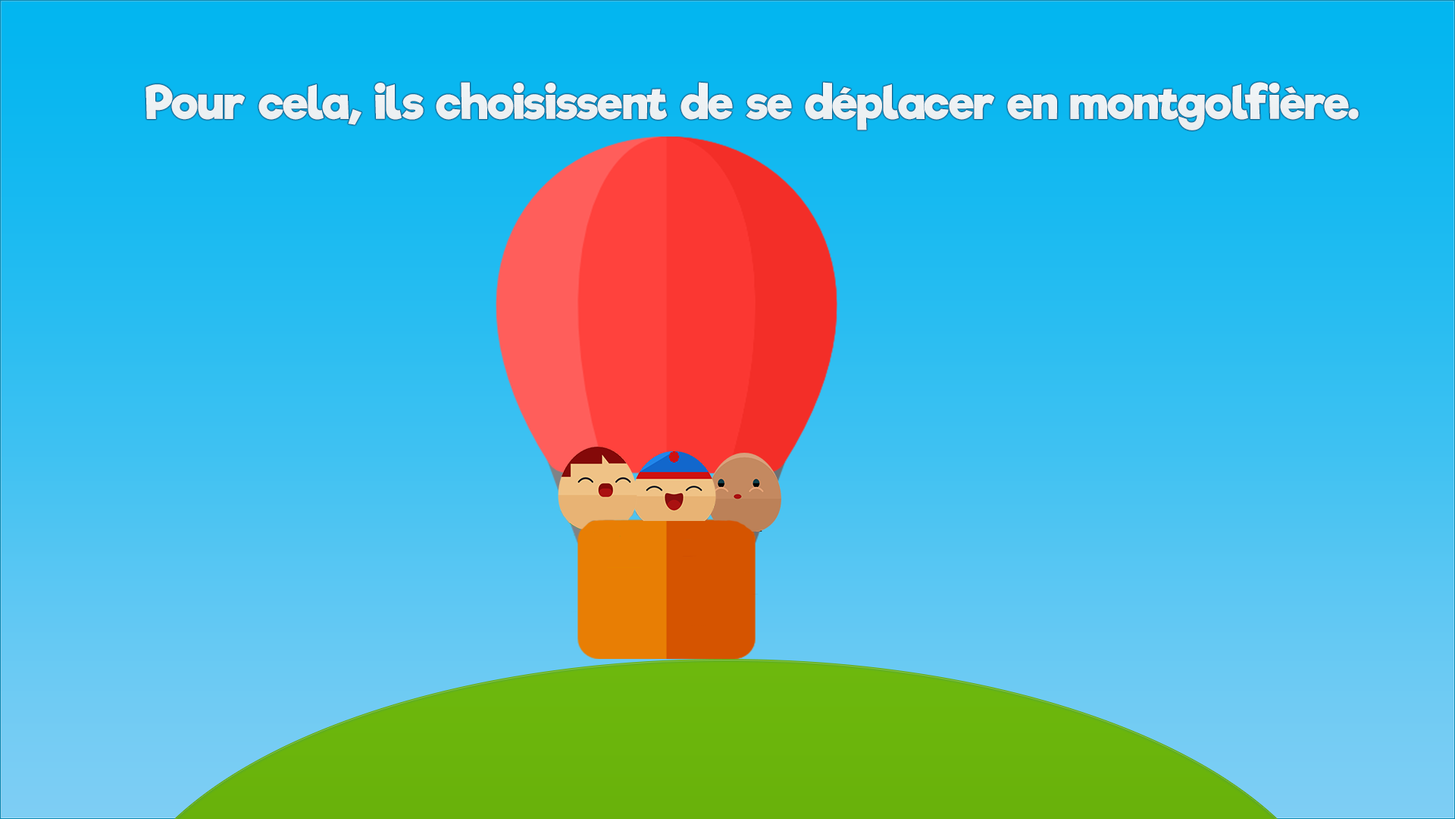
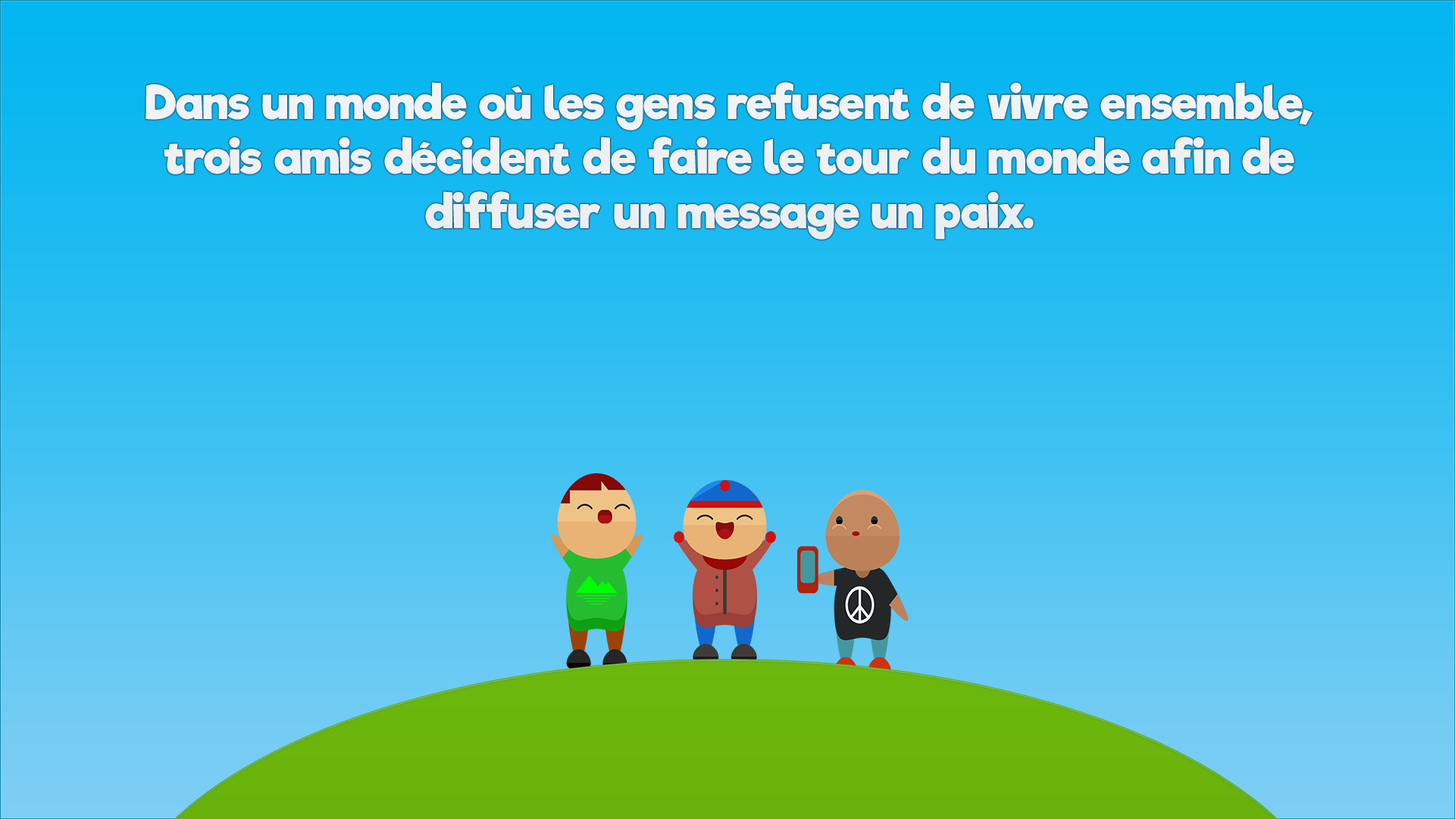
Layers edited between the first and the second w=1455, h=819 image:
renamed "Pour cela, ils choisissent de se déplacer en montgolfière." to "Dans un monde où les gens refusent de vivre ensemble, trois ami", painted on it over [145, 81, 1360, 240]
painted on "boy (2)" over [551, 446, 643, 669]
painted on "boy" over [616, 451, 777, 663]
painted on "boy (1)" over [679, 452, 909, 670]
removed layer "hot-air-balloon" over [495, 136, 838, 659]
